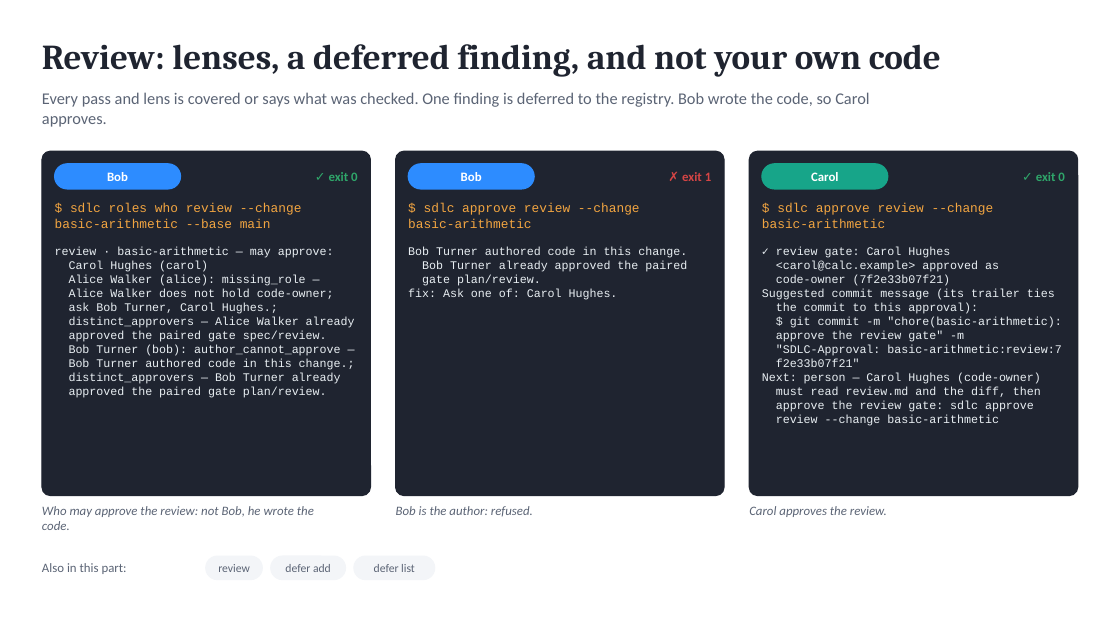
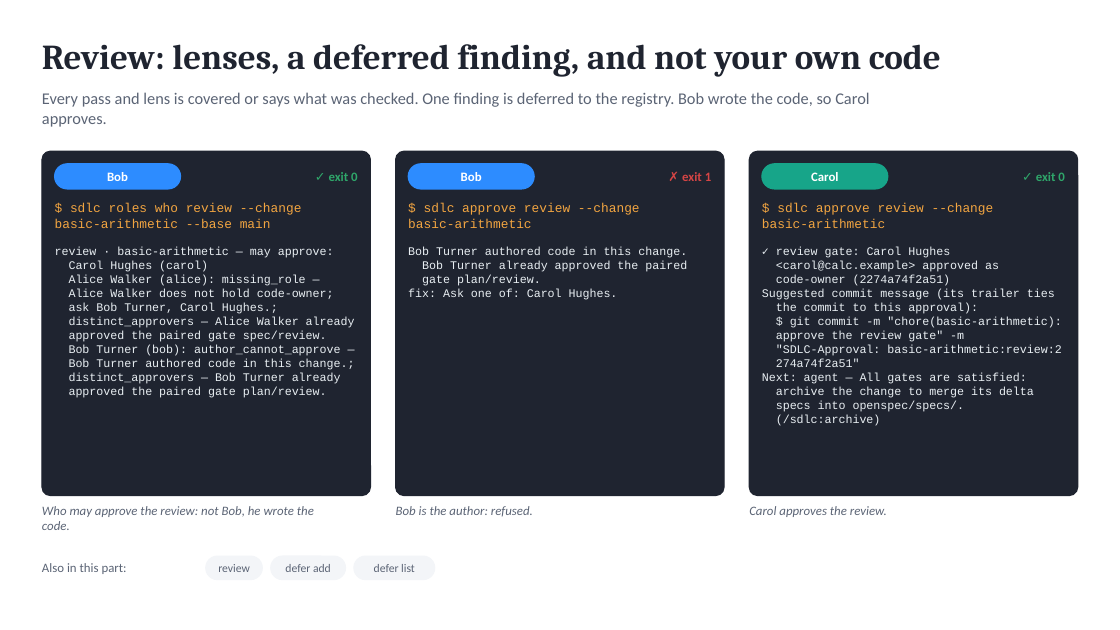
Before and after one commit to marin-ai-tech/sdlc, a slide deck: slide 12 of docs/demo/sdlc-calculator-demo.en.pptx. Drawn at 1120x630 pixels with LibreOffice and Linux fonts; fonts in the diff are those of the drawing. Boxes give left, top, right and bottom in pixels: in the first picture for what was removed or moved away, otherwise in the second. Text is boxed around its words. In the diff, an @@ line names an element or a change of style, - is before the commit and + after.

Commit message:
feat: the plan gate by the files of the plan; takeover holds every planned path (0.14.6)
- With several active changes, the agent may edit code, or write it
  through the shell, only in files an approved plan lists under "Files
  that change"; any other file meets the plan gate. With one active
  change nothing changes. Editing plan.md after its approval voids it.
- The takeover holds plain list items and globs, not only paths in
  backticks, and a plan whose list names no path holds the whole
  project. Takeover, rework and the untouched-planned warning share one
  parser; plan drift keeps its wider reading of the whole plan.
- The Next line and the status line agree with sdlc next after a review
  or release approval.
- The documentation, the course and the handbook describe the new rules.

```diff
--- a/docs/demo/sdlc-calculator-demo.en.pptx
+++ b/docs/demo/sdlc-calculator-demo.en.pptx
@@ text at (776, 275, 951, 286): text changed @@
-code-owner (7f2e33b07f21)
+code-owner (2274a74f2a51)
@@ text at (762, 345, 1061, 426): text changed @@
-"SDLC-Approval: basic-arithmetic:review:7
-f2e33b07f21"
-Next: person — Carol Hughes (code-owner)
-must read review.md and the diff, then
-approve the review gate: sdlc approve
-review --change basic-arithmetic
+"SDLC-Approval: basic-arithmetic:review:2
+274a74f2a51"
+Next: agent — All gates are satisfied:
+archive the change to merge its delta
+specs into openspec/specs/.
+(/sdlc:archive)
```
Also in this commit, not shown: 7 other slides changed, 54 other files.
